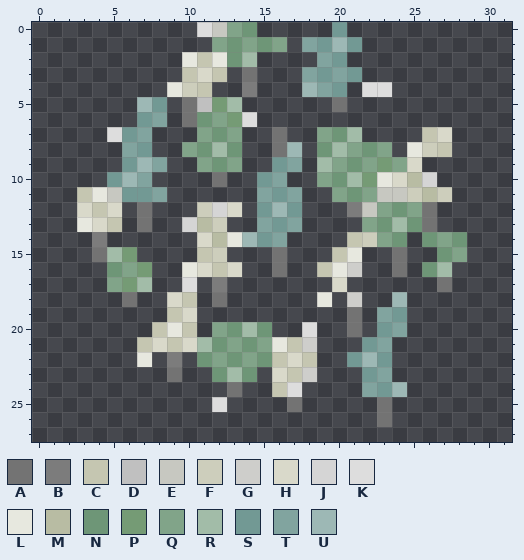
Two states of a pixel-art sprite, Images/TileSets/FantasyHex/Tiles/TundraForest.png. The picture above was drawn from the file before the commit.
The file is 32x28 pixels. Colours within 5 levels of each other are drawn and written as one.
Palette (. is transparent): A #737373  B #7c7c7c  C #c5c6b1  D #c0c0c0  E #c7c8c1  F #cdcebc  G #cececb  H #d9d9ca  J #d5d5d5  K #dddddd  L #e7e8df  M #b8bca3  N #6e9677  P #759b75  Q #81a489  R #a2bca8  S #729994  T #81a49f  U #9db8b5
And afterwards:
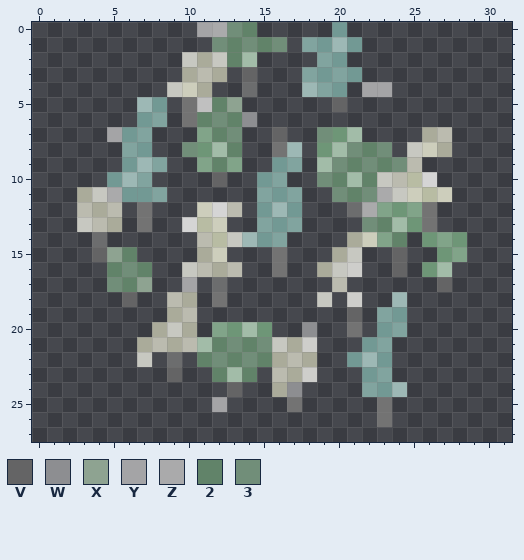
Colours new in this view: V #646465  W #8d8e91  X #8ea391  Y #a4a4a6  Z #aaaaab  2 #618369  3 #718e79
Diff:
Colour B changes from #7c7c7c to #6c6d6e.
Colour C changes from #c5c6b1 to #aaab9a.
Colour H changes from #d9d9ca to #bbbbaf.
Colour N becomes colour 2 in row 0 at x 14; in row 1 at x 13 and 15; in row 2 at x 13; in row 6 at x 11; in row 7 at x 12; in row 8 at x 13 and 22.
Colour N becomes colour 2 in row 9 at x 12 and 21; in row 10 at x 20; in row 11 at x 21; in row 13 at x 23; in row 14 at x 24; in row 16 at x 5.
Colour N becomes colour 2 in row 21 at x 12 and 14; in row 22 at x 11, 13 and 15; in row 23 at x 12 and 14.
Colour P becomes colour 2 in row 5 at x 12; in row 6 at x 13; in row 9 at x 23; in row 10 at x 22; in row 15 at x 6; in row 16 at x 7.
Colour P becomes colour 2 in row 17 at x 6.
Colour Q becomes colour 3 in row 0 at x 13; in row 1 at x 12, 14 and 16; in row 6 at x 12; in row 7 at x 13 and 19; in row 8 at x 10, 21 and 23; in row 9 at x 20, 22 and 24.
Colour Q becomes colour 3 in row 10 at x 19; in row 11 at x 20 and 22; in row 13 at x 22; in row 16 at x 6; in row 17 at x 5; in row 21 at x 13 and 15.
Colour Q becomes colour 3 in row 22 at x 12 and 14.
Colour L becomes colour E in row 2 at x 10 and 12; in row 4 at x 9; in row 8 at x 25; in row 10 at x 23; in row 11 at x 4; in row 13 at x 3.
Colour L becomes colour E in row 14 at x 13; in row 15 at x 21; in row 16 at x 10 and 20; in row 18 at x 19; in row 20 at x 9; in row 21 at x 16.
Colour L becomes colour E in row 22 at x 7.
Colour A becomes colour V in row 3 at x 14; in row 5 at x 20; in row 7 at x 16; in row 10 at x 12; in row 15 at x 4 and 24; in row 16 at x 24.
Colour A becomes colour V in row 17 at x 27; in row 18 at x 6; in row 19 at x 21; in row 23 at x 9; in row 24 at x 13.
Colour K becomes colour W in row 6 at x 14; in row 20 at x 18; in row 24 at x 17.
Colour R becomes colour X in row 5 at x 13; in row 15 at x 5; in row 17 at x 7.
Colour K becomes colour Y in row 0 at x 11; in row 4 at x 22 to 23; in row 7 at x 5; in row 17 at x 10; in row 25 at x 12.
Colour E becomes colour Z in row 0 at x 12; in row 11 at x 5 and 23; in row 12 at x 22.
Changed places in both pictures, as pixel boxes (x1, y1, x2, y2):
changed: (77, 22, 452, 412)
